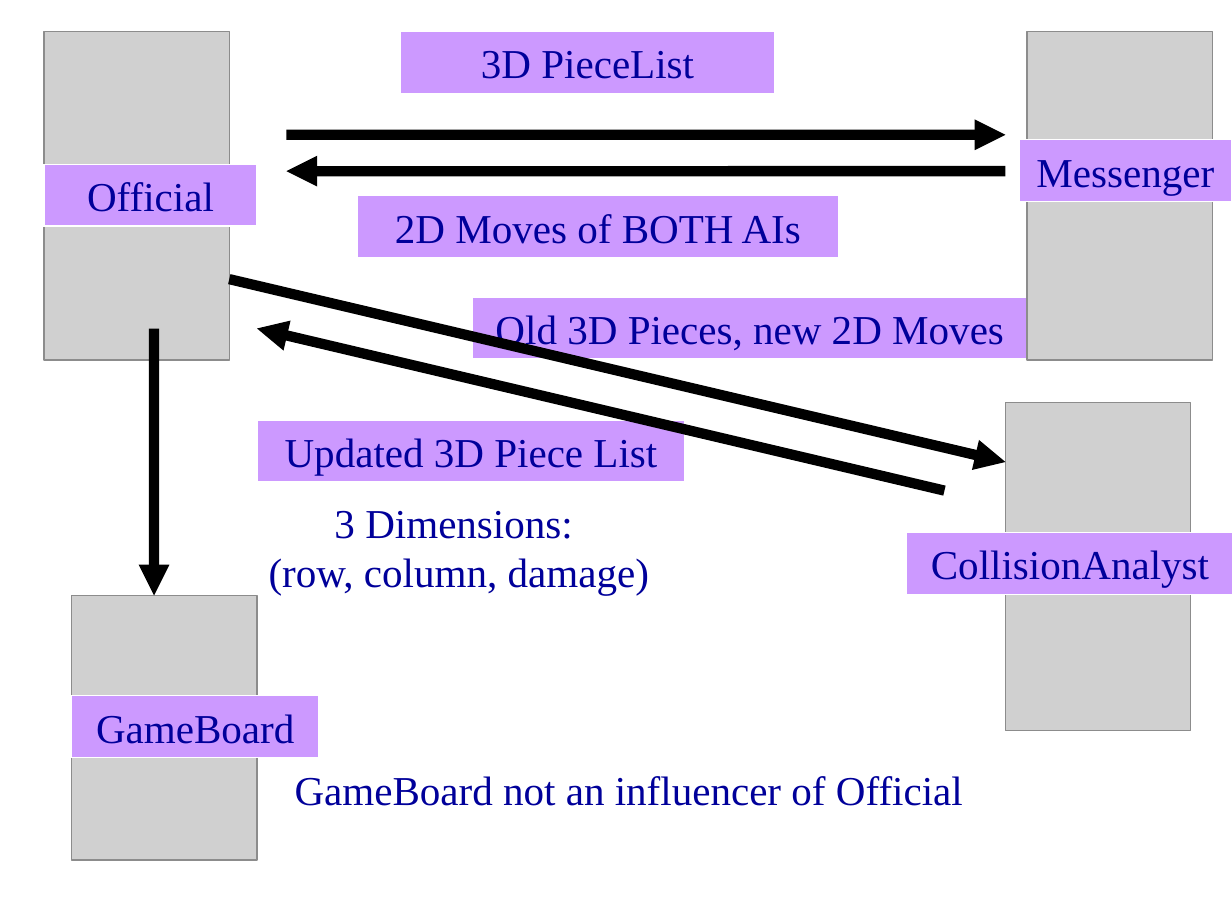
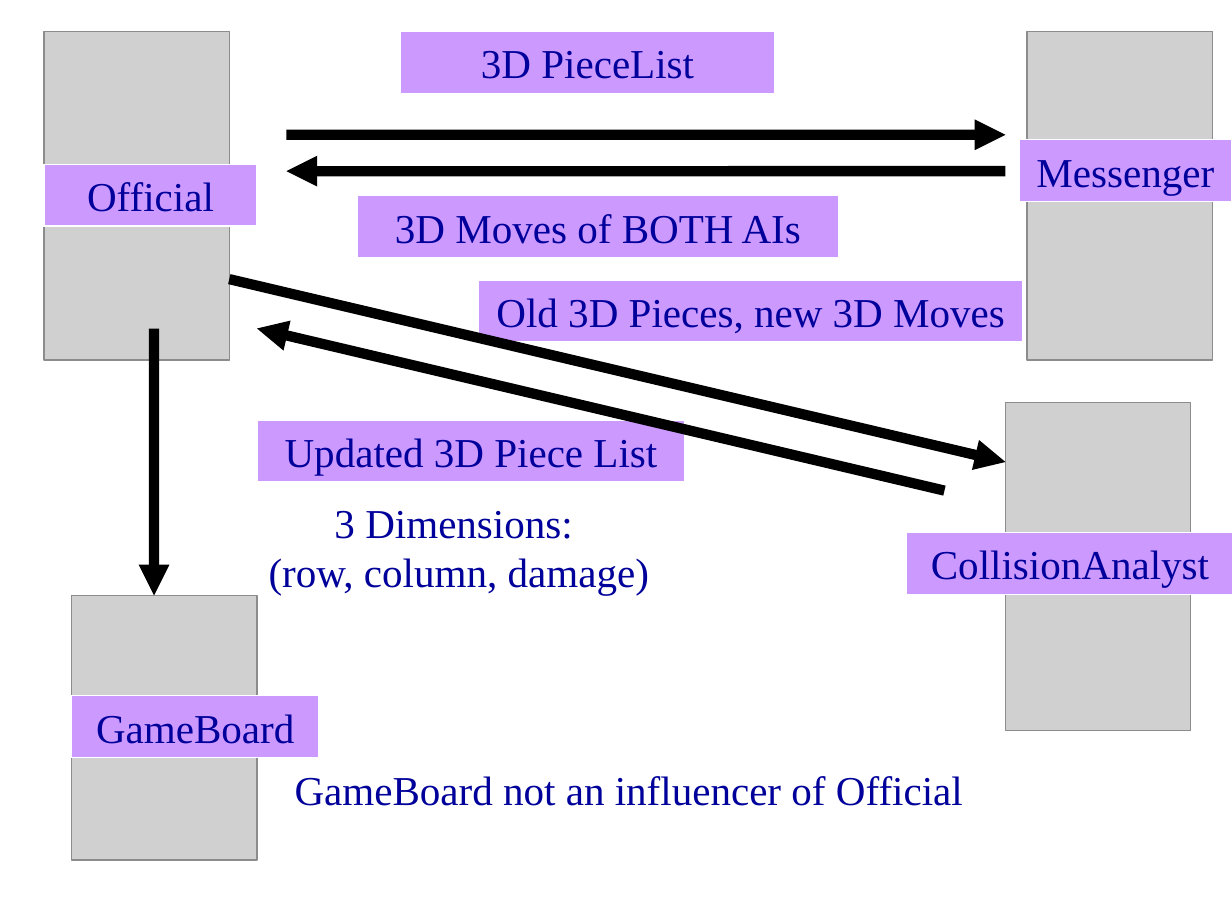
Before and after one commit to vipulkohli/JHalma, a slide deck: slide 4 of DeliverableFinal/Diagrams.ppt. Drawn at 1232x924 pixels with LibreOffice and Linux fonts; fonts in the diff are those of the drawing; grey boxes stand for pictures. Boxes give left, top, right and bottom in pixels: in the first picture for what was removed or moved away, otherwise in the second. Text is boxed around its words. In the diff, an @@ line names an element or a change of style, - is before the commit and + after.

```diff
--- a/DeliverableFinal/Diagrams.ppt
+++ b/DeliverableFinal/Diagrams.ppt
@@ text in rectangle at <box>395,214,801,244</box>: text changed @@
-2D Moves of BOTH AIs
+3D Moves of BOTH AIs
@@ rectangle "Old 3D Pieces, new 3D ...": place and size @@
-rectangle "Old 3D Pieces, new 3D ..." at <box>473,297,1027,359</box>
+rectangle "Old 3D Pieces, new 3D ..." at <box>478,280,1023,341</box>
@@ text in rectangle at <box>496,298,1005,333</box>: text changed @@
-Old 3D Pieces, new 2D Moves
+Old 3D Pieces, new 3D Moves
```
Also in this commit, not shown: 1 other file.
